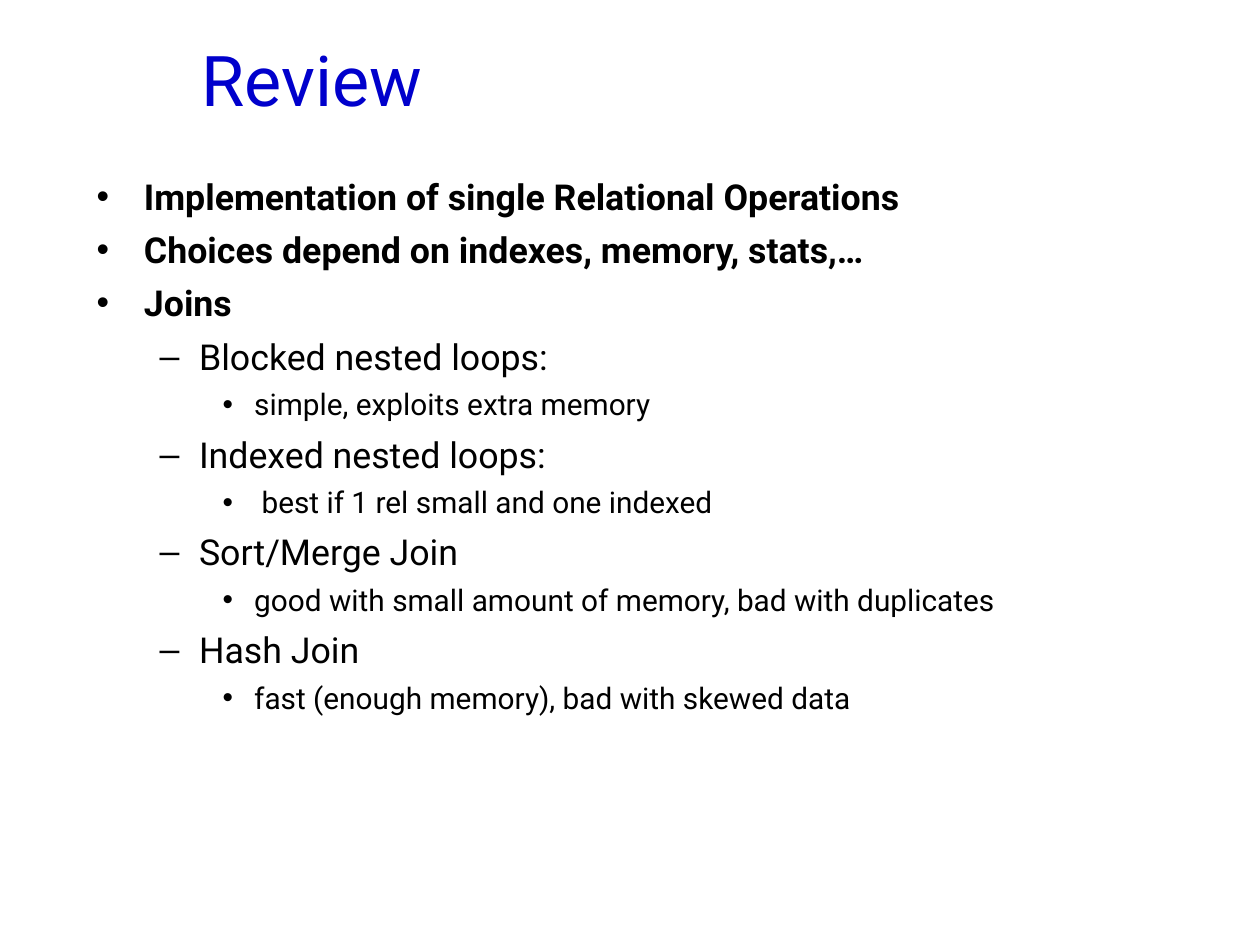
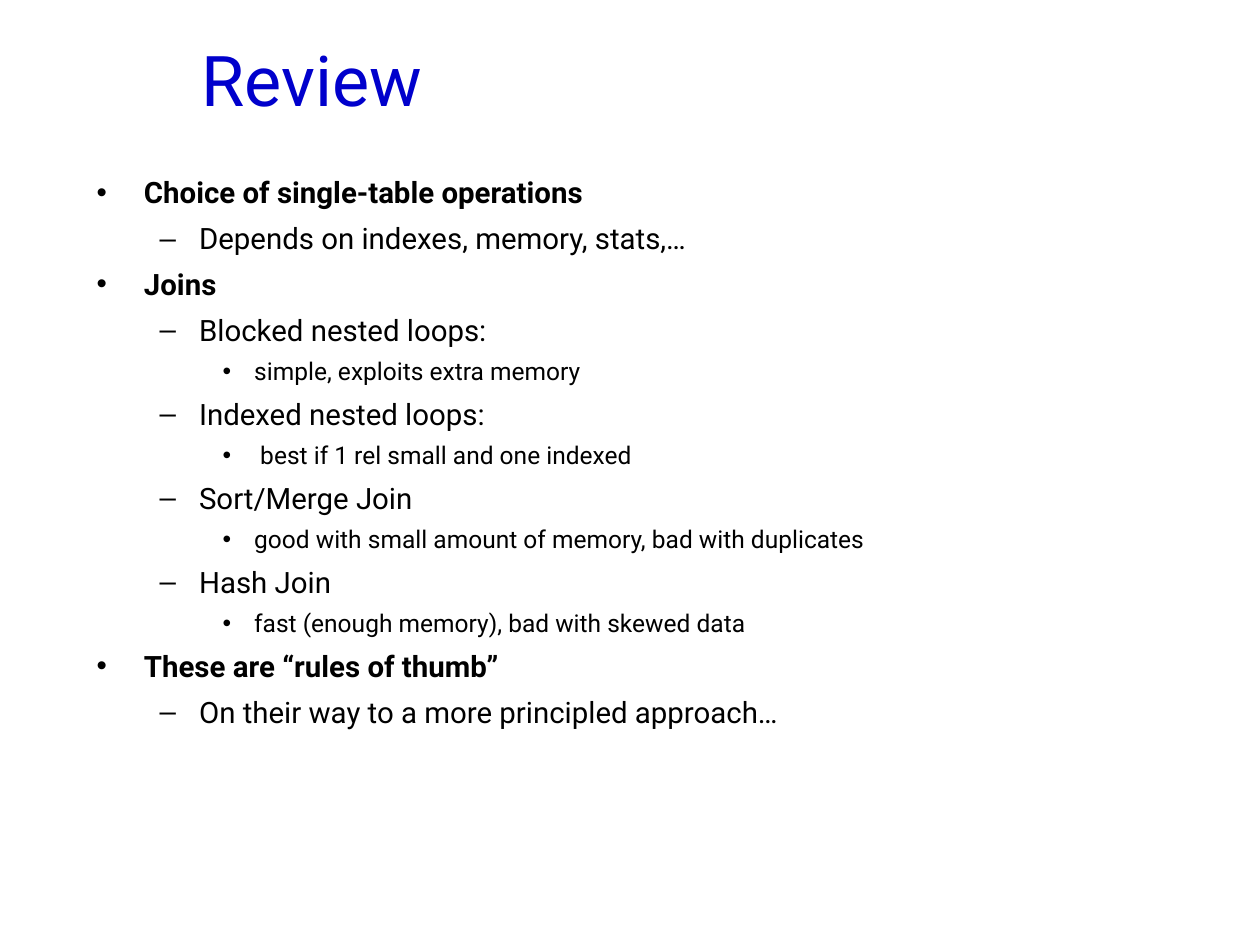
Before and after one commit to jhellerstein/cs186-09, a slide deck: slide 2 of lecs/16.QueryOpt.ppt. Drawn at 1260x945 pixels with LibreOffice and Linux fonts; fonts in the diff are those of the drawing; background and template pictures are left out. Boxes give left, top, right and bottom in pixels: in the first picture for what was removed or moved away, otherwise in the second. Text is boxed around its words. In the diff, an @@ line names an element or a change of style, - is before the commit and + after.

```diff
--- a/lecs/16.QueryOpt.ppt
+++ b/lecs/16.QueryOpt.ppt
@@ text at (144, 180, 686, 256): text changed; size 20.4 to 16.8 pt; bold off @@
-• Implementation of single Relational Operations
-• Choices depend on indexes, memory, stats,…
+• Choice of single-table operations
+  – Depends on indexes, memory, stats,…
@@ text at (144, 273, 864, 638): size 20.4 to 16.8 pt in "Joins", "Blocked nested loops:", "Indexed nested loops:", "Sort/Merge Join" and 1 more places; size 17 to 14 pt in "simple, exploits extra memory", "best if 1 rel small and one ...", "good with small amount of memory, bad ...", "fast (enough memory), bad with skewed data" @@
@@ text at (144, 654, 778, 730): paragraphs added @@
+• These are “rules of thumb”
+  – On their way to a more principled approach…
```
Also in this commit, not shown: 13 other slides changed, 15 slides added, 1 other file.
